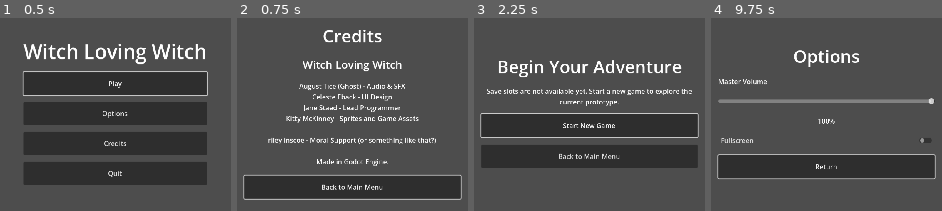
Above: before the commit, frames 1-4 (left to right).
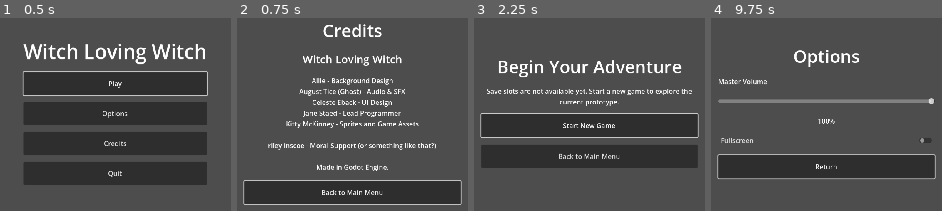
Above: after the commit, the same moments.

Repository: JStaed/COGS-Witch-Game
Game: Godot game, scene res://scenes/menus/main_menu.tscn
The game is run twice, just before and just after one commit, with the same random seed, the same clock (stepped at 60 frames per second) and the same inputs. Sound files missing from this copy of the repository are replaced by a short silence.
Inputs:
- Up to frame 1 (0.5 s): no input
- Up to frame 2 (0.75 s): click "Credits" at 0.5 s
- Up to frame 3 (2.25 s): click "Back to Main Menu" at 1.25 s; click "Play" at 2 s
- Up to frame 4 (9.75 s): click "Start New Game" at 2.75 s; tap Enter (ui_accept) at 3.5, 3.77, 5, 5.27, 7.25, 8, 8.27, 8.75, 9.02 s; hold D (right) 3.53-4.25 s; click "Start New Game" at 4.25 s; hold S (down) 5.03-5.75 s; click "Back to Main Menu" at 5.75 s; click "Play" at 6.5 s; hold D (right) 7.28-8.03 s; hold W (up) 8.03-8.78 s; hold A (left) 8.78-9.5 s; click "Options" at 9.5 s

Frame 1 is identical in both runs. In frame 2, 16% of the frame differs, in the area x 2-98%, y 3-97%; in frame 3, nothing differs; in frame 4, less than 0.1%.

Commit message:
Updated credits

Diff:
--- a/scenes/menus/credits_menu.tscn
+++ b/scenes/menus/credits_menu.tscn
@@ -39,7 +39,8 @@
 
 [node name="CreditText" type="Label" parent="CenterContainer/MenuContent" unique_id=259666084]
 layout_mode = 2
-text = "August Tice (Ghost) - Audio & SFX
+text = "Allie - Background Design
+August Tice (Ghost) - Audio & SFX
 Celeste Eback - UI Design
 Jane Staed - Lead Programmer
 Kitty McKinney - Sprites and Game Assets
